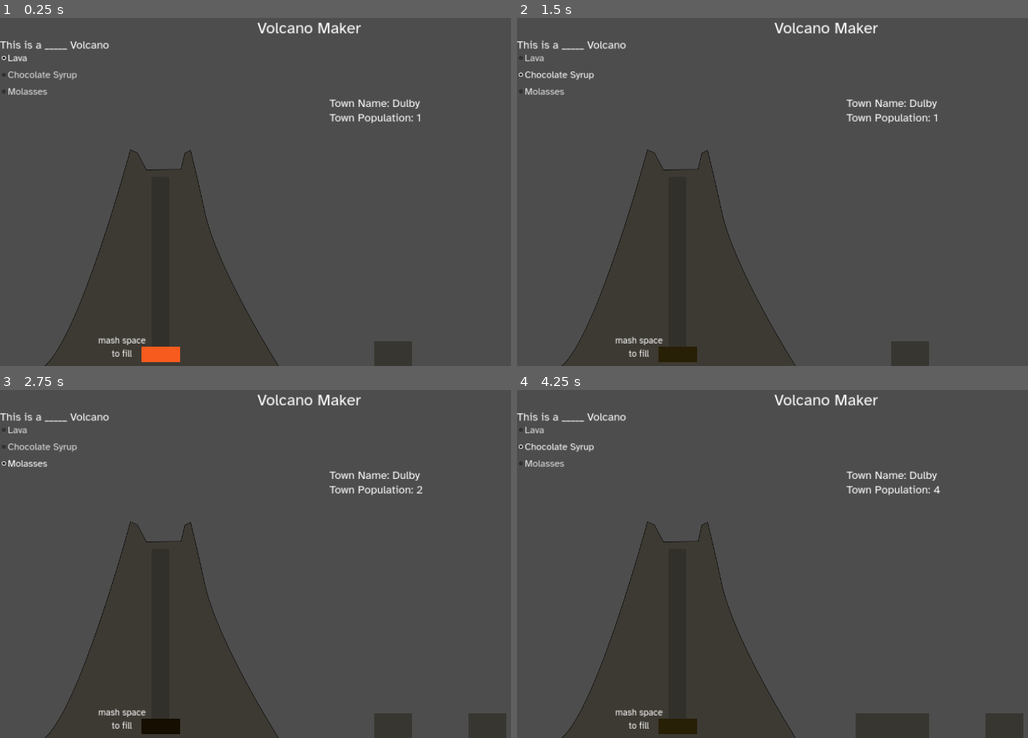
Above: before the commit, frames 1-4 (two rows, left to right).
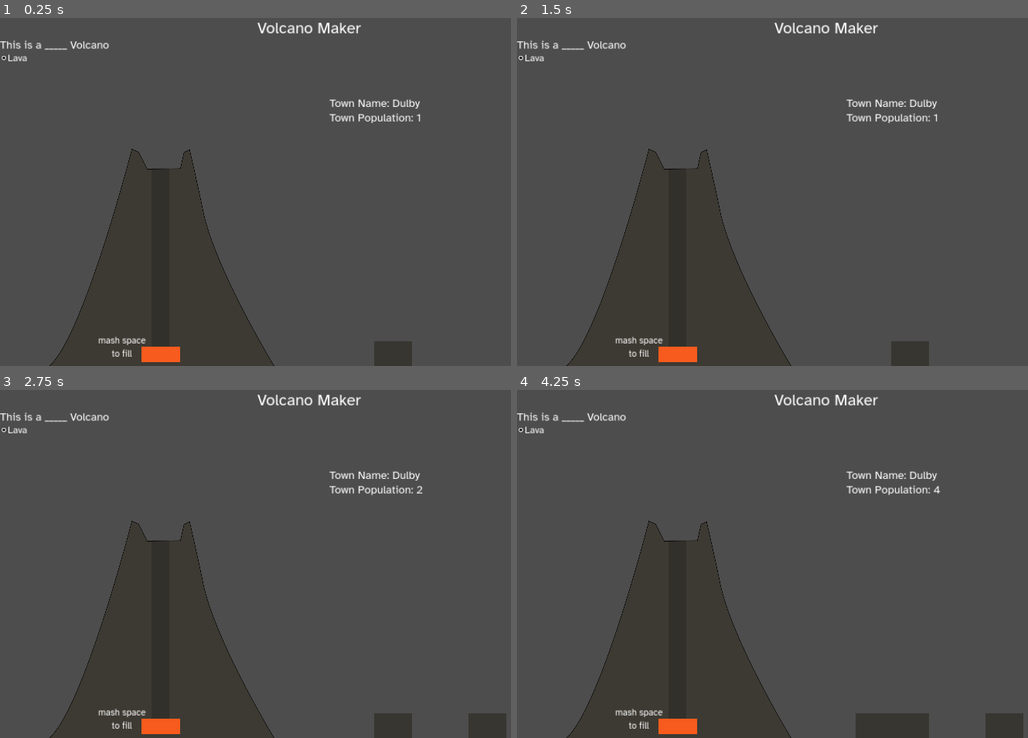
Above: after the commit, the same moments.

Repository: wycre/volcanomaker
Game: Godot game, scene res://Game.tscn
The game is run twice, just before and just after one commit, with the same random seed, the same clock (stepped at 60 frames per second) and the same inputs.
Inputs:
- Up to frame 1 (0.25 s): no input
- Up to frame 2 (1.5 s): click "Lava" at 0.5 s; click "Chocolate Syrup" (after the commit: "Lava") at 1.25 s
- Up to frame 3 (2.75 s): click "Molasses" (after the commit: "Lava") at 2 s
- Up to frame 4 (4.25 s): click "Lava" at 2.75 s; click "Chocolate Syrup" (after the commit: "Lava") at 3.5 s

The runs differ from the first frame. In frame 1, 1.0% of the frame differs, in the area x 0-55%, y 15-100%; in frame 2, 1.4%; in frame 3, 1.4%, in the area x 0-55%, y 10-100%; in frame 4, 1.4%.

Commit message:
Upgrade volcano fx implementation Volcano now plays audio specified by fluid type Volcano now swaps sprites based on fluid type

Diff:
--- a/Game.tscn
+++ b/Game.tscn
@@ -1,16 +1,31 @@
 [gd_scene load_steps=15 format=3 uid="uid://b7pcprka6u8cd"]
 
-[ext_resource type="Texture2D" uid="uid://c63rm1ai832eb" path="res://Assets/Volcano.svg" id="1_03k7c"]
 [ext_resource type="FontFile" uid="uid://pcf4t0nk81jy" path="res://Assets/Fonts/AtkinsonHyperlegible-Regular.ttf" id="1_81cud"]
 [ext_resource type="Script" path="res://Scripts/main.gd" id="1_yyjb8"]
+[ext_resource type="Script" path="res://Scripts/volcano.gd" id="3_ohjr6"]
+[ext_resource type="Texture2D" uid="uid://cnhr7xomw64jj" path="res://Assets/Textures/VolcanoBase.png" id="3_ssvbp"]
 [ext_resource type="Theme" uid="uid://dnhbhyk8gn2sa" path="res://Assets/MainTheme.tres" id="4_ag2wq"]
-[ext_resource type="Script" path="res://Scripts/FluidTube.gd" id="6_j3p58"]
 [ext_resource type="AudioStream" uid="uid://dvda1c530727j" path="res://Assets/Audio/earth-rumble.mp3" id="7_pqi0u"]
 [ext_resource type="AudioStream" uid="uid://etfhdh3ylg5j" path="res://Assets/Audio/distant-explosion.mp3" id="8_7wafm"]
-[ext_resource type="Script" path="res://Scripts/FluidReservior.gd" id="8_jewuj"]
-[ext_resource type="Texture2D" uid="uid://c23txl0khgj6s" path="res://Assets/Newspaper Background.png" id="9_ho3an"]
+[ext_resource type="AudioStream" uid="uid://7nn6gh16fkk3" path="res://Assets/Audio/screaming.mp3" id="8_e8lo5"]
 [ext_resource type="Script" path="res://Scripts/TownController.gd" id="10_6h8bf"]
 [ext_resource type="Script" path="res://Scripts/newspaper.gd" id="11_idbby"]
+[ext_resource type="Texture2D" uid="uid://c23txl0khgj6s" path="res://Assets/Textures/Newspaper Background.png" id="11_n6rmp"]
+
+[sub_resource type="Animation" id="Animation_8uqtc"]
+length = 0.001
+tracks/0/type = "value"
+tracks/0/imported = false
+tracks/0/enabled = true
+tracks/0/path = NodePath("Volcano:position")
+tracks/0/interp = 1
+tracks/0/loop_wrap = true
+tracks/0/keys = {
+"times": PackedFloat32Array(0),
+"transitions": PackedFloat32Array(1),
+"update": 0,
+"values": [Vector2(130, 400)]
+}
 
 [sub_resource type="Animation" id="Animation_yrgfw"]
 resource_name = "volcano_shake"
@@ -19,7 +34,7 @@
 tracks/0/type = "value"
 tracks/0/imported = false
 tracks/0/enabled = true
-tracks/0/path = NodePath("VolcanoGroup:position")
+tracks/0/path = NodePath("Volcano:position")
 tracks/0/interp = 1
 tracks/0/loop_wrap = true
 tracks/0/keys = {
@@ -29,21 +44,6 @@
 "values": [Vector2(130, 400), Vector2(150, 410), Vector2(130, 400), Vector2(130, 405), Vector2(150, 410), Vector2(130, 405)]
 }
 
-[sub_resource type="Animation" id="Animation_8uqtc"]
-length = 0.001
-tracks/0/type = "value"
-tracks/0/imported = false
-tracks/0/enabled = true
-tracks/0/path = NodePath("VolcanoGroup:position")
-tracks/0/interp = 1
-tracks/0/loop_wrap = true
-tracks/0/keys = {
-"times": PackedFloat32Array(0),
-"transitions": PackedFloat32Array(1),
-"update": 0,
-"values": [Vector2(130, 400)]
-}
-
 [sub_resource type="AnimationLibrary" id="AnimationLibrary_nghar"]
 _data = {
 "RESET": SubResource("Animation_8uqtc"),
@@ -74,13 +74,7 @@
 text = "Volcano Maker"
 horizontal_alignment = 1
 
-[node name="VolcanoAnimator" type="AnimationPlayer" parent="."]
-libraries = {
-"": SubResource("AnimationLibrary_nghar")
-}
-playback_auto_capture = false
-
-[node name="VolcanoGroup" type="Control" parent="."]
+[node name="Volcano" type="Control" parent="."]
 layout_mode = 1
 anchors_preset = 2
 anchor_top = 1.0
@@ -90,13 +84,15 @@
 offset_right = 130.0
 offset_bottom = -680.0
 grow_vertical = 0
-
-[node name="Volcano" type="Sprite2D" parent="VolcanoGroup"]
-position = Vector2(530, 380)
-scale = Vector2(1.42191, 1.42191)
-texture = ExtResource("1_03k7c")
-
-[node name="CallToAction" type="Label" parent="VolcanoGroup"]
+script = ExtResource("3_ohjr6")
+
+[node name="VolcanoSprite" type="Sprite2D" parent="Volcano"]
+position = Vector2(371.5, 344)
+scale = Vector2(0.709385, 0.741228)
+texture = ExtResource("3_ssvbp")
+
+[node name="CallToAction" type="Label" parent="Volcano"]
+layout_mode = 0
 offset_left = 157.0
 offset_top = 582.0
 offset_right = 341.0
@@ -108,27 +104,37 @@
 to fill"
 horizontal_alignment = 1
 
-[node name="FluidTube" type="ProgressBar" parent="VolcanoGroup" groups=["FluidChannel"]]
+[node name="FluidTube" type="ProgressBar" parent="Volcano" groups=["FluidChannel"]]
+layout_mode = 0
 offset_left = 340.0
-offset_top = 93.0
+offset_top = 66.0
 offset_right = 396.0
 offset_bottom = 632.0
 fill_mode = 3
 show_percentage = false
-script = ExtResource("6_j3p58")
-
-[node name="RumblePlayer" type="AudioStreamPlayer" parent="VolcanoGroup/FluidTube"]
-stream = ExtResource("7_pqi0u")
-
-[node name="ExplosionPlayer" type="AudioStreamPlayer" parent="VolcanoGroup/FluidTube"]
-stream = ExtResource("8_7wafm")
-
-[node name="FluidReservior" type="Panel" parent="VolcanoGroup" groups=["FluidChannel"]]
+
+[node name="FluidReservior" type="Panel" parent="Volcano" groups=["FluidChannel"]]
+layout_mode = 0
 offset_left = 309.0
 offset_top = 619.0
 offset_right = 429.0
 offset_bottom = 667.0
-script = ExtResource("8_jewuj")
+
+[node name="RumblePlayer" type="AudioStreamPlayer" parent="Volcano"]
+stream = ExtResource("7_pqi0u")
+
+[node name="ExplosionPlayer" type="AudioStreamPlayer" parent="Volcano"]
+stream = ExtResource("8_7wafm")
+
+[node name="VolcanoAnimator" type="AnimationPlayer" parent="Volcano"]
+root_node = NodePath("../..")
+libraries = {
+"": SubResource("AnimationLibrary_nghar")
+}
+playback_auto_capture = false
+
+[node name="TownReactionPlayer" type="AudioStreamPlayer" parent="Volcano"]
+stream = ExtResource("8_e8lo5")
 
 [node name="VolcanoSettings" type="Control" parent="."]
 anchors_preset = 0
@@ -220,7 +226,7 @@
 [node name="NewspaperBackground" type="Sprite2D" parent="Newspaper" groups=["Newspaper"]]
 position = Vector2(488, 464)
 scale = Vector2(0.450684, 0.450684)
-texture = ExtResource("9_ho3an")
+texture = ExtResource("11_n6rmp")
 
 [node name="NewspaperText" type="Label" parent="Newspaper" groups=["Newspaper"]]
 layout_mode = 1
@@ -256,3 +262,4 @@
 text = "Reset"
 
 [connection signal="pressed" from="Newspaper/ResetButton" to="." method="_on_reset_button_pressed"]
+[connection signal="pressed" from="Newspaper/ResetButton" to="Volcano" method="reset_volcano"]
--- a/Scripts/FluidReservior.gd
+++ /dev/null
@@ -1,19 +0,0 @@
-extends Panel
-
-const Fluidslib = preload("res://Scripts/Fluids.gd")
-const Fluids = Fluidslib.Fluids
-const Colors = Fluidslib.fluid_colors
-
-
-
-var _fluid_material: StyleBoxFlat
-var _fluid_type: Fluids
-
-func _ready() -> void:
-	# Clone fluid material from FluidTube
-	_fluid_material = get_node("../FluidTube")._fluid_material
-	add_theme_stylebox_override("panel", _fluid_material)
-
-func change_color(fluid_type: Fluids):
-	_fluid_type = fluid_type
-	_fluid_material.bg_color = Colors[fluid_type]
--- a/Scripts/FluidTube.gd
+++ /dev/null
@@ -1,84 +0,0 @@
-extends ProgressBar
-
-const Fluidslib = preload("res://Scripts/Fluids.gd")
-const Fluids = Fluidslib.Fluids
-var Colors = Fluidslib.fluid_colors
-var fluid_decay_rates = Fluidslib.fluid_decay_rates
-
-
-var _fluid_material = StyleBoxFlat.new()
-var _fluid_type: Fluids
-
-var erupted: bool = false
-static var eruption_timer: Timer
-
-func _ready() -> void:
-	change_color(Fluids.LAVA) # Default to Lava Color
-	add_theme_stylebox_override("fill", _fluid_material)
-
-
-# Called every frame. 'delta' is the elapsed time since the previous frame.
-func _process(delta: float) -> void:
-	# Handle Fluid Increase
-	if Input.is_action_just_pressed("ui_select") or erupted:
-		if value < 100:
-			value += 3 + (randi() % 6)
-		if value >= 100:
-			prepare_erupt()
-	# Handle Fluid Decay
-	else:
-		value -= fluid_decay_rates[_fluid_type] * delta
-		#match _fluid_type:
-			#Fluids.LAVA:
-				#value -= 1 * delta
-			#Fluids.CHOCO:
-				#value -= 5 * delta
-			#Fluids.MOLASSES:
-				#value -= 1 * delta
-
-
-func prepare_erupt():
-	if not erupted:
-		erupted = true
-		# Change game state
-		var town = get_node("../../TownArea")
-		town.timer_active = false
-
-
-
-		# Play Eruption Animation
-		$RumblePlayer.play()
-		$ExplosionPlayer.play()
-		get_node("../../VolcanoAnimator").play("volcano_shake")
-
-		# Start timer
-		if not eruption_timer:
-			eruption_timer = Timer.new()
-			eruption_timer.name = "EruptionTimer"
-			add_child(eruption_timer)
-			eruption_timer.timeout.connect(erupt)
-			eruption_timer.start(5)
-
-
-
-func erupt():
-	$RumblePlayer.stop()
-
-	# Display newspaper
-	var newspaper = get_node("../../Newspaper")
-	newspaper.visible = true
-
-	get_node("../../VolcanoAnimator").stop()
-
-	# Delete the dimer
-	eruption_timer.queue_free()
-
-
-
-# Changes the color of the fluid and resets progress
-func change_color(fluid_type: Fluids):
-	_fluid_type = fluid_type
-	_fluid_material.bg_color = Colors[fluid_type]
-
-	# Reset progress when chaning fluid types
-	value = 0
--- a/Scripts/Fluids.gd
+++ b/Scripts/Fluids.gd
@@ -47,6 +47,18 @@
 	Color("160e01"),
 ]
 
+static var volcano_textures = [
+	load("res://Assets/Textures/VolcanoLava.png"),
+	load("res://Assets/Textures/VolcanoChoco.png"),
+	load("res://Assets/Textures/VolcanoMolasses.png"),
+]
+
+static var town_audio = [
+	load("res://Assets/Audio/screaming.mp3"),
+	load("res://Assets/Audio/yummy.mp3"),
+	load("res://Assets/Audio/molasses.mp3"),
+]
+
 # Flavor text description of the fluid used in the newspaper
 static var fluid_descriptions = [
 	"Hot Lava",
--- a/Scripts/main.gd
+++ b/Scripts/main.gd
@@ -11,71 +11,77 @@
 # Called when the node enters the scene tree for the first time.
 func _ready() -> void:
 	# Create Fluid Checkboxes
-	for i in fluid_names.size():
-		var button = checkbox.instantiate()
-		button.text = fluid_names[i]
-		button.button_group = button_group
-		button.button_group.allow_unpress = false
-		$VolcanoSettings/VolcanoContentButtons.add_child(button)
+	#for i in fluid_names.size():
+		#var button = checkbox.instantiate()
+		#button.text = fluid_names[i]
+		#button.button_group = button_group
+		#button.button_group.allow_unpress = false
+		#$VolcanoSettings/VolcanoContentButtons.add_child(button)
+	var button = checkbox.instantiate()
+	button.text = fluid_names[Fluids.LAVA]
+	button.button_group = button_group
+	button.button_group.allow_unpress = false
+	$VolcanoSettings/VolcanoContentButtons.add_child(button)
+	button.toggled.connect(_on_radio_toggled.bind(Fluids.LAVA))
 
 
 	# Bind Fluid choice checkboxes
-	var i = 0
+	#var i = 0
 	var all_buttons = $VolcanoSettings/VolcanoContentButtons.get_children()
-	for button in all_buttons:
-		if button is CheckBox:
-			button.toggled.connect(_on_radio_toggled.bind(i))
-			i += 1
+	#for button in all_buttons:
+		#if button is CheckBox:
+			#button.toggled.connect(_on_radio_toggled.bind(i))
+			#i += 1
 
 	# Prepare Town & Data
 	set_town_name()
-	#$Newspaper.set_text(Fluids.LAVA, 2)
 
 	# Turn on first button
 	all_buttons[0].button_pressed = true
 	all_buttons[0].emit_signal("toggled", true)
 
 
-
-
-
-
-# Called every frame. 'delta' is the elapsed time since the previous frame.
-func _process(delta: float) -> void:
-	pass
-
-
 func _on_radio_toggled(button_pressed, fluid_type: Fluids):
 	if button_pressed:
 		# Set Fluid Channel Colors
-		$VolcanoGroup/FluidTube.change_color(fluid_type)
-		$VolcanoGroup/FluidReservior.change_color(fluid_type)
+		$Volcano.change_fluid(fluid_type)
 
 		$Newspaper.set_text(fluid_type, randi() % fluid_descriptions.size())
 
 
 # Reset state to begining
 func _on_reset_button_pressed() -> void:
+
 	$Newspaper.visible = false
+	$Volcano.erupted = false
 
-	$VolcanoGroup/FluidTube.change_color(Fluids.LAVA)
-	$VolcanoGroup/FluidReservior.change_color(Fluids.LAVA)
-
-	$VolcanoGroup/FluidTube.erupted = false
-
+	# Reset selection on all buttons
 	var buttons = $VolcanoSettings/VolcanoContentButtons.get_children()
 	for button in buttons:
 		if button is CheckBox:
 			if button.button_pressed == true:
 				button.button_pressed = false
-	buttons[0].button_pressed = true
 
 
 	# Reset Town
 	$TownArea.reset_pop()
 	$TownArea.timer_active = true
 	set_town_name()
-	buttons[0].emit_signal("toggled", true)
+
+	# Add new button
+	if buttons.size() < fluid_names.size():
+		var button = checkbox.instantiate()
+		button.text = fluid_names[buttons.size()]
+		button.button_group = button_group
+		button.button_group.allow_unpress = false
+		$VolcanoSettings/VolcanoContentButtons.add_child(button)
+		button.toggled.connect(_on_radio_toggled.bind(buttons.size()))
+		# Automatically select the new button
+		button.button_pressed = true
+		button.emit_signal("toggled", true)
+	else: # If there are no new buttons to add
+		buttons[0].button_pressed = true
+		buttons[0].emit_signal("toggled", true)
 
 
 func set_town_name():
--- /dev/null
+++ b/Scripts/volcano.gd
@@ -0,0 +1,89 @@
+extends Control
+
+# Fluid Library Import
+const Fluidslib = preload("res://Scripts/Fluids.gd")
+const Fluids = Fluidslib.Fluids
+var Colors = Fluidslib.fluid_colors
+var fluid_decay_rates = Fluidslib.fluid_decay_rates
+var volcano_textures = Fluidslib.volcano_textures
+var town_audio = Fluidslib.town_audio
+
+var _fluid_material = StyleBoxFlat.new()
+var _fluid_type: Fluids
+
+var erupted: bool = false
+var _eruption_timer: Timer
+
+# Called when the node enters the scene tree for the first time.
+func _ready() -> void:
+	change_fluid(Fluids.LAVA)
+	$FluidTube.add_theme_stylebox_override("fill", _fluid_material)
+	$FluidReservior.add_theme_stylebox_override("panel", _fluid_material)
+
+
+# Called every frame. 'delta' is the elapsed time since the previous frame.
+func _process(delta: float) -> void:
+	# Handle Fluid Increase
+	if Input.is_action_just_pressed("ui_select") or erupted:
+		if $FluidTube.value < 100:
+			$FluidTube.value += 3 + (randi() % 6)
+		if $FluidTube.value >= 100:
+			start_eruption()
+	# Handle Fluid Decay
+	else:
+		$FluidTube.value -= fluid_decay_rates[_fluid_type] * delta
+
+# Begin the eruption process
+func start_eruption():
+	if not erupted: # Only run once per eruption
+		erupted = true
+
+		# Stop town growth
+		var town = get_node("../TownArea")
+		town.timer_active = false
+
+		# Swap volcano texture
+		$VolcanoSprite.texture = volcano_textures[_fluid_type]
+
+		# Set Town Reaction Audio
+		$TownReactionPlayer.stream = town_audio[_fluid_type]
+
+		# Play Eruption Animation
+		$RumblePlayer.play()
+		$ExplosionPlayer.play()
+		$TownReactionPlayer.play()
+		$VolcanoAnimator.play("volcano_shake")
+
+		# Start timer
+		if not _eruption_timer:
+			_eruption_timer = Timer.new()
+			_eruption_timer.name = "EruptionTimer"
+			add_child(_eruption_timer)
+			_eruption_timer.timeout.connect(_complete_eruption)
+			_eruption_timer.start(5)
+
+func _complete_eruption():
+	$RumblePlayer.stop()
+
+	# Display newspaper
+	var newspaper = get_node("../Newspaper")
+	newspaper.visible = true
+
+	# Reset volcano appearance
+	$VolcanoAnimator.stop()
+
+	# Delete the timer
+	_eruption_timer.queue_free()
+
+# Resets the volcano to previous state
+func reset_volcano():
+	$VolcanoSprite.texture = load("res://Assets/Textures/VolcanoBase.png")
+	$FluidTube.value = 0
+
+# Handles fluid changing behavior
+func change_fluid(fluid_type: Fluids):
+	_fluid_type = fluid_type
+	_fluid_material.bg_color = Colors[fluid_type]
+
+	# Reset eruption progress
+	$FluidTube.value = 0
--- a/house.tscn
+++ b/house.tscn
@@ -1,8 +1,6 @@
 [gd_scene load_steps=2 format=3 uid="uid://dv0slwb2omlv0"]
 
-[ext_resource type="Texture2D" uid="uid://baicplmjx2qdg" path="res://Assets/House.png" id="1_mu1d8"]
+[ext_resource type="Texture2D" uid="uid://baicplmjx2qdg" path="res://Assets/Textures/House.png" id="1_mu1d8"]
 
-[node name="Sprite2D" type="Sprite2D"]
-
-[node name="House" type="Sprite2D" parent="."]
+[node name="House" type="Sprite2D"]
 texture = ExtResource("1_mu1d8")
--- a/hut.tscn
+++ b/hut.tscn
@@ -1,8 +1,6 @@
 [gd_scene load_steps=2 format=3 uid="uid://chnxgmash8l47"]
 
-[ext_resource type="Texture2D" uid="uid://ceo70cjycugx2" path="res://Assets/Hut.png" id="1_o3iqn"]
+[ext_resource type="Texture2D" uid="uid://ceo70cjycugx2" path="res://Assets/Textures/Hut.png" id="1_0toij"]
 
-[node name="Sprite2D" type="Sprite2D"]
-
-[node name="Hut" type="Sprite2D" parent="."]
-texture = ExtResource("1_o3iqn")
+[node name="Hut" type="Sprite2D"]
+texture = ExtResource("1_0toij")
--- a/tower.tscn
+++ b/tower.tscn
@@ -1,8 +1,6 @@
 [gd_scene load_steps=2 format=3 uid="uid://dqfusv7kvf27d"]
 
-[ext_resource type="Texture2D" uid="uid://coe00a5nekqhk" path="res://Assets/Tower.png" id="1_2sx37"]
+[ext_resource type="Texture2D" uid="uid://coe00a5nekqhk" path="res://Assets/Textures/Tower.png" id="1_2sx37"]
 
-[node name="Sprite2D" type="Sprite2D"]
-
-[node name="Tower" type="Sprite2D" parent="."]
+[node name="Tower" type="Sprite2D"]
 texture = ExtResource("1_2sx37")
Not shown, added: Assets/Audio/molasses.mp3.import
Not shown, added: Assets/Audio/screaming.mp3.import
Not shown, added: Assets/Audio/yummy.mp3.import
Renamed: Assets/House.png -> Assets/Textures/House.png
Not shown, changed: Assets/Textures/House.png.import
Renamed: Assets/Hut.png -> Assets/Textures/Hut.png
Not shown, added: Assets/Textures/Hut.png.import
Renamed: Assets/Newspaper Background.png -> Assets/Textures/Newspaper Background.png
Not shown, added: Assets/Textures/Newspaper Background.png.import
Renamed: Assets/Tower.png -> Assets/Textures/Tower.png
Not shown, changed: Assets/Textures/Tower.png.import
Renamed: Assets/Town.png -> Assets/Textures/Town.png
(and 18 more such lines)
